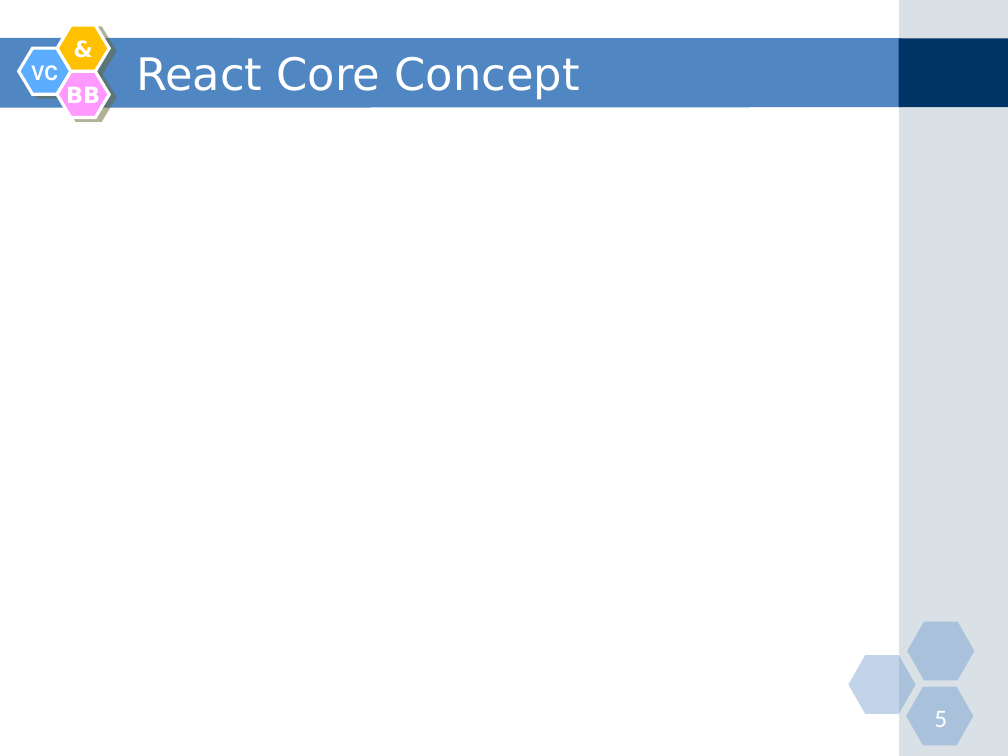
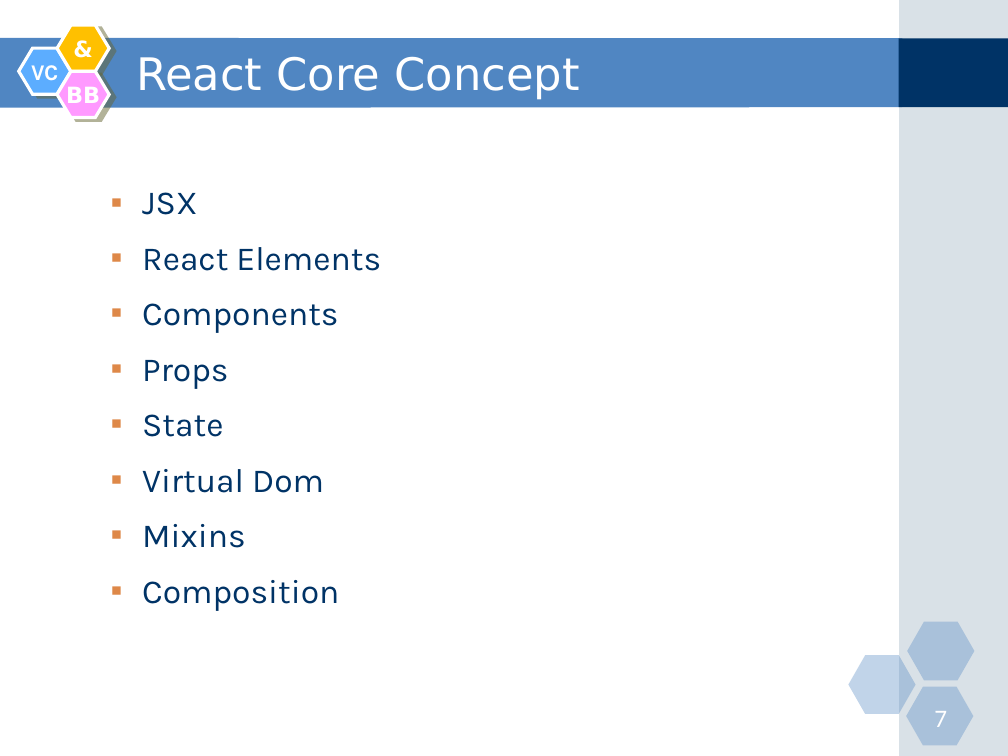
Before and after one commit to nguyenminhtiend/React-Document, a slide deck: slide 7 of React_Slide.pptx (slide 5 before the commit). Drawn at 1008x756 pixels with LibreOffice and Linux fonts; fonts in the diff are those of the drawing. Boxes give left, top, right and bottom in pixels: in the first picture for what was removed or moved away, otherwise in the second. Text is boxed around its words. In the diff, an @@ line names an element or a change of style, - is before the commit and + after.

Commit message:
update

```diff
--- a/React_Slide.pptx
+++ b/React_Slide.pptx
@@ text added at (142, 192, 381, 611), 24 pt, text #003366 @@
+  ▪ JSX
+  ▪ React Elements
+  ▪ Components
+  ▪ Props
+  ▪ State
+  ▪ Virtual Dom
+  ▪ Mixins
+  ▪ Composition
@@ page number at (934, 711, 947, 727): text changed @@
-5
+7
```
Also in this commit, not shown: 1 other slide changed, 3 slides added.
